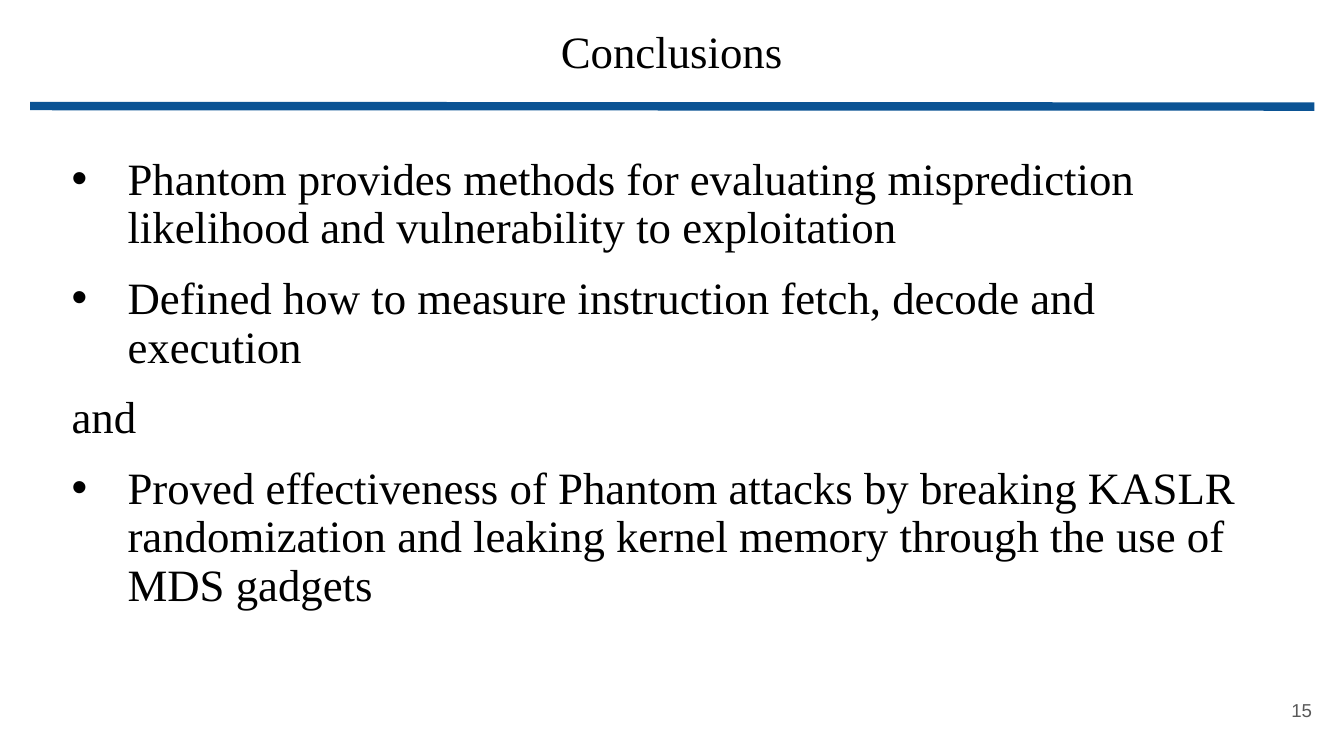
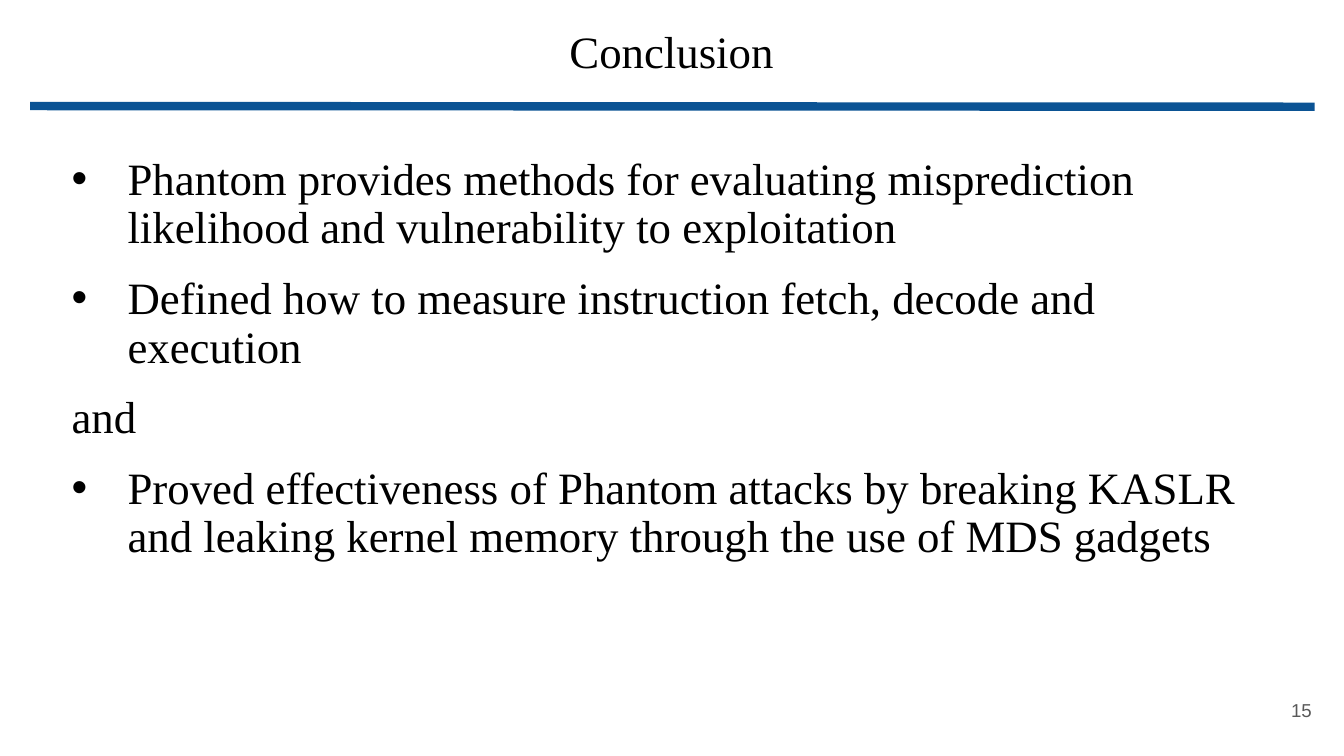
Before and after one commit to wbuz24/grad-research, a slide deck: slide 15 of presentations/Phantom.pptx. Drawn at 1344x756 pixels with LibreOffice and Linux fonts; fonts in the diff are those of the drawing. Boxes give left, top, right and bottom in pixels: in the first picture for what was removed or moved away, otherwise in the second. Text is boxed around its words. In the diff, an @@ line names an element or a change of style, - is before the commit and + after.

Commit message:
Phantom save

```diff
--- a/presentations/Phantom.pptx
+++ b/presentations/Phantom.pptx
@@ title at <box>569,37,773,69</box>: text changed @@
-Conclusions
+Conclusion
@@ text at <box>128,472,1235,562</box>: text changed @@
-• Proved effectiveness of Phantom attacks by breaking KASLR randomization and leaking kernel memory through the use of MDS gadgets
+• Proved effectiveness of Phantom attacks by breaking KASLR and leaking kernel memory through the use of MDS gadgets
```
Also in this commit, not shown: 12 other slides changed, 1 slide added, 1 slide removed.
